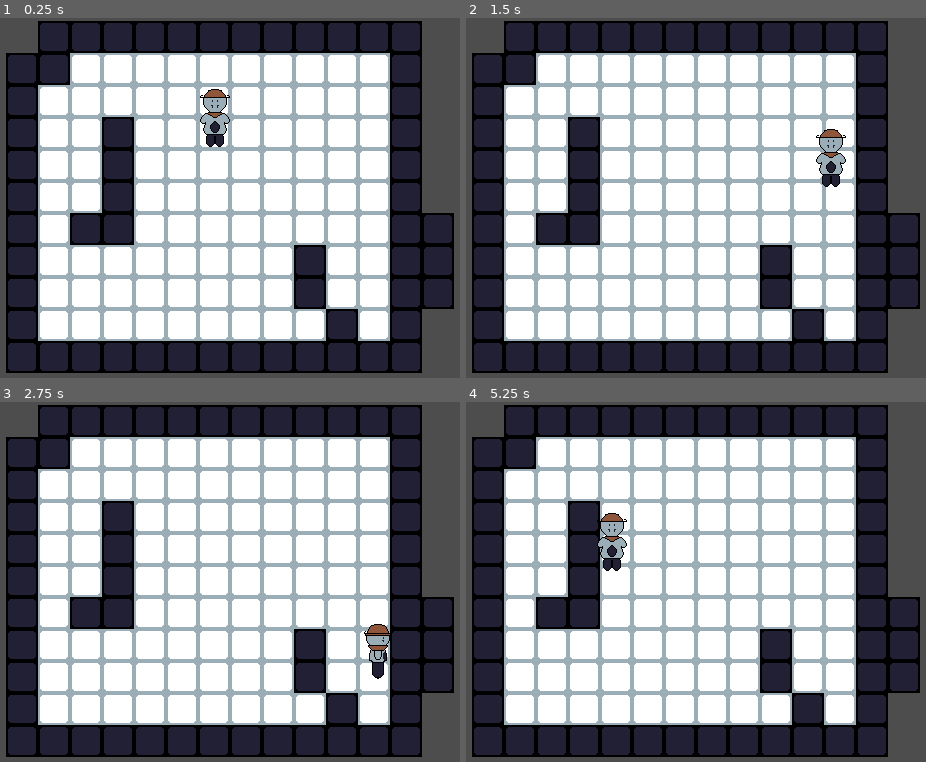
Above: before the commit, frames 1-4 (two rows, left to right).
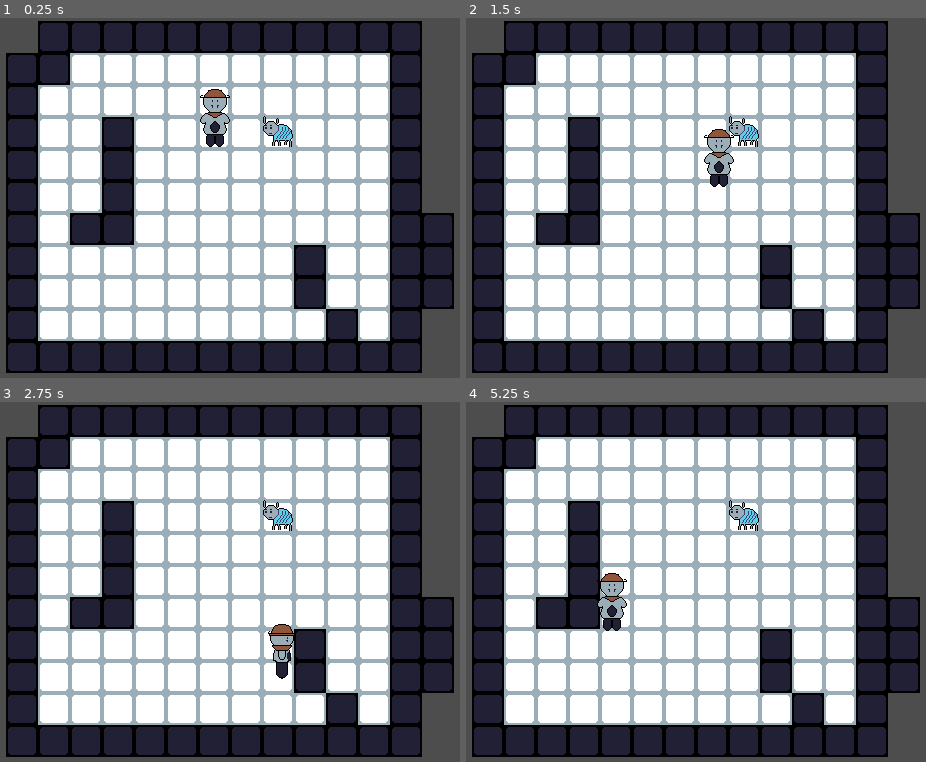
Above: after the commit, the same moments.

Repository: UltimateBlackGuy/Tundralocke
Game: Godot game, scene res://Scenes/root.tscn
Same seed, same stepped clock (60 frames per second), same inputs: the game is played once before the commit and once after it.
Inputs:
- Up to frame 1 (0.25 s): no input
- Up to frame 2 (1.5 s): tap Enter at 0.5 s; hold D (right) 0.53-1.28 s; hold Down (down) from 1.28 s (still down)
- Up to frame 3 (2.75 s): release Down (down) at 2.03 s; hold D (right) from 2.03 s (still down)
- Up to frame 4 (5.25 s): tap Space at 2.75 s; release D (right) at 2.78 s; hold W (up) 2.78-3.53 s; hold A (left) 3.53-5.03 s; tap Enter at 5 s; hold Down (down) from 5.03 s (still down)

The runs differ from the first frame. In frame 1, 0.3% of the frame differs, in the area x 57-64%, y 27-36%; in frame 2, 1.6%; in frame 3, 1.4%; in frame 4, 1.7%, in the area x 28-64%, y 27-64%.

Commit message:
Added an alurain sprite

Diff:
--- a/Scenes/enemy.gd
+++ /dev/null
@@ -1,15 +0,0 @@
-extends CharacterBody2D
-
-@export var health: int
-@export var power: int
-@export var defense: int
-@export var powerType: Array
-@export var MaxEnergy: int
-@export var powerScaling: int
-@export var defenseScaling: int
-@export var speed: int
-
-func take_damage(amount):
-	health -= amount - defense
-	if health <=0:
-		health = 0
--- a/Scenes/enemy.tscn
+++ b/Scenes/enemy.tscn
@@ -1,12 +1,16 @@
 [gd_scene format=3 uid="uid://dj86psdu4xj88"]
 
-[ext_resource type="Script" uid="uid://cs0g6nce207wa" path="res://Scenes/enemy.gd" id="1_hghv2"]
-[ext_resource type="Texture2D" uid="uid://1i1bpraqncgl" path="res://PlaceHolderSprites/testalurian2.png" id="2_1f0kj"]
+[ext_resource type="Texture2D" uid="uid://bkugfr6fqjr7t" path="res://PlaceHolderSprites/TestAlurianPerson.png" id="1_hghv2"]
 
-[node name="Enemy" type="CharacterBody2D" unique_id=1193233429]
-script = ExtResource("1_hghv2")
-health = 10
+[sub_resource type="CircleShape2D" id="CircleShape2D_hghv2"]
+radius = 15.033297
 
-[node name="Sprite2D" type="Sprite2D" parent="." unique_id=1958939482]
-editor_description = "idfk"
-texture = ExtResource("2_1f0kj")
+[node name="Enemy" type="CharacterBody2D" unique_id=1179272460]
+
+[node name="CollisionShape2D" type="CollisionShape2D" parent="." unique_id=1888318202]
+position = Vector2(2, 2)
+shape = SubResource("CircleShape2D_hghv2")
+
+[node name="Sprite2D" type="Sprite2D" parent="." unique_id=1845073103]
+texture_filter = 1
+texture = ExtResource("1_hghv2")
--- a/Scenes/root.tscn
+++ b/Scenes/root.tscn
@@ -2,6 +2,7 @@
 
 [ext_resource type="PackedScene" uid="uid://d3gtcgn33n0t5" path="res://Scenes/player.tscn" id="1_i04dx"]
 [ext_resource type="Texture2D" uid="uid://cma7udcmejt3l" path="res://PlaceHolderSprites/TileSheet-Sheet.png" id="2_8pvmw"]
+[ext_resource type="PackedScene" uid="uid://dj86psdu4xj88" path="res://Scenes/enemy.tscn" id="3_vnucn"]
 
 [sub_resource type="NavigationPolygon" id="NavigationPolygon_8pvmw"]
 vertices = PackedVector2Array(16, 16, -16, 16, -16, -16, 16, -16)
@@ -34,6 +35,7 @@
 [node name="TestLevel" type="Node2D" parent="." unique_id=1394238342]
 
 [node name="TileMap" type="TileMap" parent="." unique_id=2066034600]
+texture_filter = 1
 tile_set = SubResource("TileSet_c3mwy")
 rendering_quadrant_size = 1
 format = 2
@@ -45,3 +47,6 @@
 
 [node name="Camera2D" type="Camera2D" parent="." unique_id=1464809896]
 position = Vector2(19, 81)
+
+[node name="Enemy" parent="." unique_id=1179272460 instance=ExtResource("3_vnucn")]
+position = Vector2(80, 14)
--- a/scripts/movement.gd
+++ b/scripts/movement.gd
@@ -1,4 +1,5 @@
 extends CharacterBody2D
+class_name Player
 
 @export var speed: int = 350
 @onready var sprite = $AnimatedSprite2D
Binary file added: PlaceHolderSprites/TestAlurianPerson.png
Not shown, added: PlaceHolderSprites/TestAlurianPerson.png.import
Not shown, removed: Scenes/enemy.gd.uid
